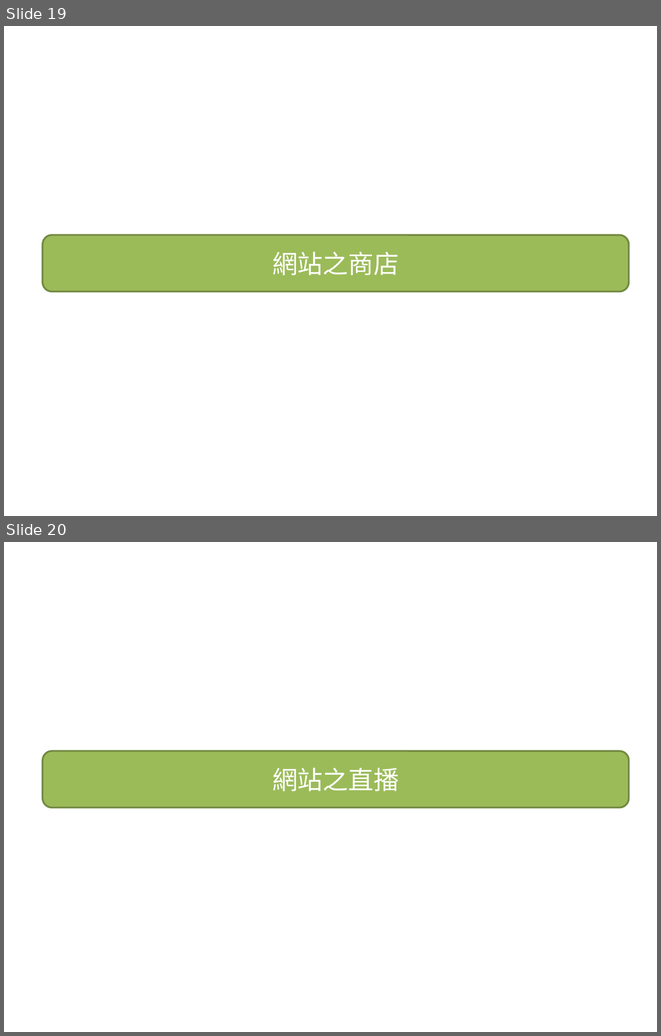
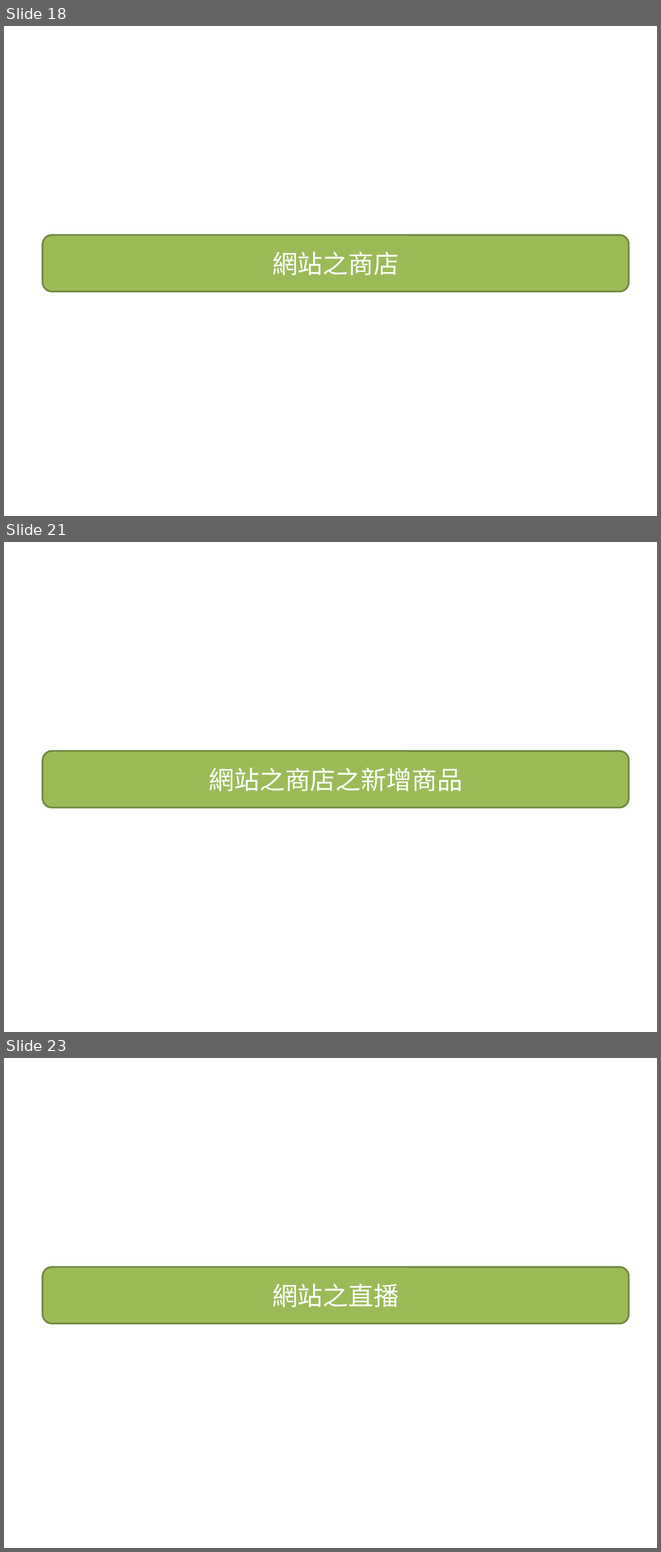
Before and after one commit to nexstar/XMind, a slide deck: 最終後台版型.pptx. Shown one above the other, each under a label of ours: slides 19 and 20 before the commit, slides 18, 21 and 23 after it; the slides between them are not shown. The pictures are 661x1036 and 661x1552 pixels, drawn with LibreOffice and Linux fonts; fonts in the diff are those of the drawing. Boxes give left, top, right and bottom in pixels: in the first picture for what was removed or moved away, otherwise in the second. Text is boxed around its words. In the diff, an @@ line names an element or a change of style, - is before the commit and + after.

Commit message:
商品修改要追

```diff
--- a/最終後台版型.pptx
+++ b/最終後台版型.pptx
@@ slide 21 added at bbox=[4, 542, 657, 1032], background #FFFFFF @@
@@ rounded rectangle added at bbox=[43, 751, 629, 808], fill #9BBB59, outline #738A42 2 pt, 28 pt, text #FFFFFF @@
+網站之商店之新增商品
@@ what was slide 19 is now slide 18 @@
@@ what was slide 20 is now slide 23 @@
```
Also in this commit, not shown: 1 slide changed, 3 other slides added, 1 slide removed.
